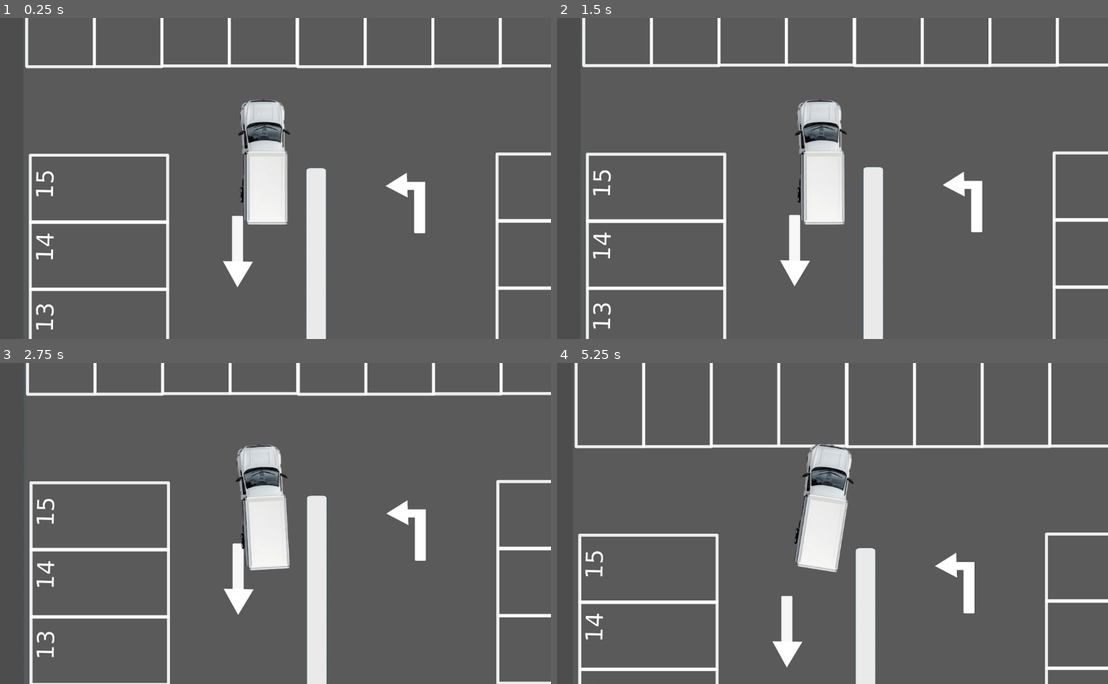
Above: before the commit, frames 1-4 (two rows, left to right).
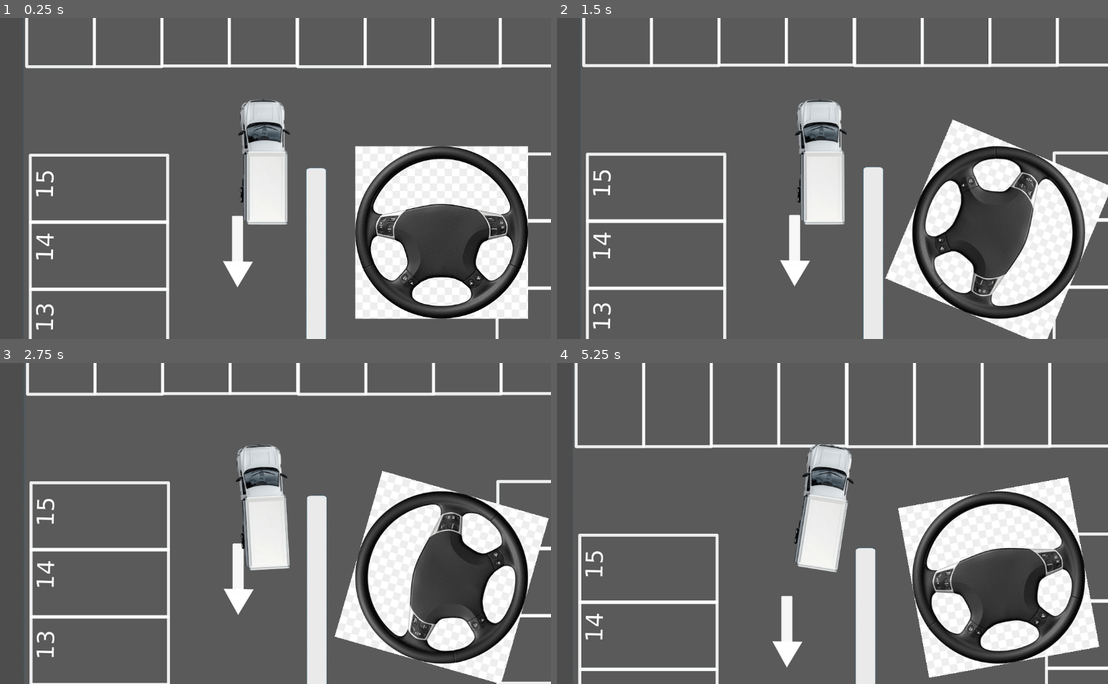
Above: after the commit, the same moments.

Repository: figonzal1/parking-mania-godot
Game: Godot game, scene res://scenes/levels/level_1.tscn
The game is run twice, just before and just after one commit, with the same random seed, the same clock (stepped at 60 frames per second) and the same inputs.
Inputs:
- Up to frame 1 (0.25 s): no input
- Up to frame 2 (1.5 s): tap Enter at 0.5 s; hold Right (ui_right) 0.53-1.28 s; hold Down (ui_down) from 1.28 s (still down)
- Up to frame 3 (2.75 s): release Down (ui_down) at 2.03 s; hold Right (ui_right) from 2.03 s (still down)
- Up to frame 4 (5.25 s): release Right (ui_right) at 2.78 s; hold Up (ui_up) 2.78-3.53 s; hold Left (ui_left) 3.53-5.03 s; hold Down (ui_down) from 5.03 s (still down)

The runs differ from the first frame. In frame 1, 15% of the frame differs, in the area x 64-96%, y 39-94%; in frame 2, 15%; in frame 3, 15%; in frame 4, 15%, in the area x 61-99%, y 35-98%.

Commit message:
implementacion de steering wheel en pantalla

Diff:
--- a/scenes/levels/level_1.tscn
+++ b/scenes/levels/level_1.tscn
@@ -1,9 +1,10 @@
-[gd_scene load_steps=6 format=3 uid="uid://dq34eed1tvsmr"]
+[gd_scene load_steps=7 format=3 uid="uid://dq34eed1tvsmr"]
 
 [ext_resource type="PackedScene" uid="uid://ca5qu41l8xc1h" path="res://scenes/vehicles/truck.tscn" id="1_3hls8"]
 [ext_resource type="Script" uid="uid://53vhinx0r8uj" path="res://scripts/levels/level_1.gd" id="1_ihfcg"]
 [ext_resource type="Texture2D" uid="uid://f6v3xsthhpux" path="res://assets/sprites/environment/parking_sprite.png" id="2_hbghi"]
 [ext_resource type="Script" uid="uid://q0m8rmn4hjg0" path="res://scripts/environment/parking_zone.gd" id="2_hn12h"]
+[ext_resource type="PackedScene" uid="uid://tlo2c3acdnfw" path="res://scenes/ui/HUD.tscn" id="5_6761a"]
 
 [sub_resource type="RectangleShape2D" id="RectangleShape2D_hn12h"]
 size = Vector2(179, 386.5)
@@ -26,3 +27,5 @@
 
 [node name="Truck" parent="." instance=ExtResource("1_3hls8")]
 position = Vector2(1226, 186)
+
+[node name="HUD" parent="." instance=ExtResource("5_6761a")]
--- /dev/null
+++ b/scenes/ui/HUD.tscn
@@ -0,0 +1,24 @@
+[gd_scene load_steps=3 format=3 uid="uid://tlo2c3acdnfw"]
+
+[ext_resource type="Script" uid="uid://c0f5riya8dd1m" path="res://scripts/ui/hud.gd" id="1_atyv1"]
+[ext_resource type="Texture2D" uid="uid://deux414vqmoie" path="res://assets/sprites/ui/steering_wheel.png" id="1_kw0id"]
+
+[node name="HUD" type="CanvasLayer"]
+script = ExtResource("1_atyv1")
+
+[node name="SteeringWheelContainer" type="Control" parent="."]
+layout_mode = 3
+anchors_preset = 3
+anchor_left = 1.0
+anchor_top = 1.0
+anchor_right = 1.0
+anchor_bottom = 1.0
+offset_left = -220.0
+offset_top = -215.0
+offset_right = -15.0
+offset_bottom = -14.0
+grow_horizontal = 0
+grow_vertical = 0
+
+[node name="SteeringWheel" type="Sprite2D" parent="SteeringWheelContainer"]
+texture = ExtResource("1_kw0id")
--- /dev/null
+++ b/scripts/ui/hud.gd
@@ -0,0 +1,57 @@
+extends CanvasLayer
+# HUD - Indicador de volante profesional
+
+## Referencia al volante
+@onready var steering_wheel: Sprite2D = $SteeringWheelContainer/SteeringWheel
+
+## Configuración de animación (ajustables en el Inspector)
+@export var max_visual_rotation: float = 1080.0  # Rotación visual máxima (3 vueltas)
+@export var rotation_speed: float = 1200.0  # Velocidad máxima en grados/segundo (controla qué tan rápido gira)
+@export var smoothing: float = 0.45 # Suavizado de 0 a 1 (0.05=muy suave, 0.3=responsive)
+
+## Referencia al camión
+var truck: RigidBody2D
+
+## Variables de animación
+var target_rotation: float = 0.0  # Rotación objetivo
+var current_rotation: float = 0.0  # Rotación actual (suavizada)
+
+func _ready():
+	# Buscar el camión automáticamente
+	var level = get_parent()
+	if level and level.has_node("Truck"):
+		truck = level.get_node("Truck")
+		print("🎮 HUD: Camión encontrado")
+	else:
+		print("❌ HUD: No se encontró el camión")
+		# Intentar buscar en toda la escena
+		truck = get_tree().get_first_node_in_group("truck")
+		if truck:
+			print("🎮 HUD: Camión encontrado por grupo")
+
+func _process(_delta):
+	update_steering_wheel(_delta)
+
+## Actualizar rotación del volante con animación suave
+func update_steering_wheel(delta: float):
+	if not steering_wheel or not truck:
+		return
+
+	# Obtener el porcentaje de giro del volante del camión (-1 a +1)
+	if truck.has_method("get_steering_wheel_percentage"):
+		var steering_percentage = truck.get_steering_wheel_percentage()
+
+		# Calcular la rotación objetivo
+		target_rotation = steering_percentage * max_visual_rotation
+
+		# Sistema híbrido: velocidad controlada + suavizado
+		# Paso 1: Calcular hacia dónde queremos ir con velocidad limitada
+		var angle_delta = target_rotation - current_rotation
+		var max_change = rotation_speed * delta
+		var speed_limited_target = current_rotation + clamp(angle_delta, -max_change, max_change)
+
+		# Paso 2: Aplicar suavizado sobre el movimiento limitado por velocidad
+		current_rotation = lerp(current_rotation, speed_limited_target, smoothing)
+
+		# Aplicar la rotación
+		steering_wheel.rotation_degrees = current_rotation
Binary file added: assets/sprites/ui/steering_wheel.png
Not shown, added: assets/sprites/ui/steering_wheel.png.import
Not shown, added: scripts/ui/hud.gd.uid
